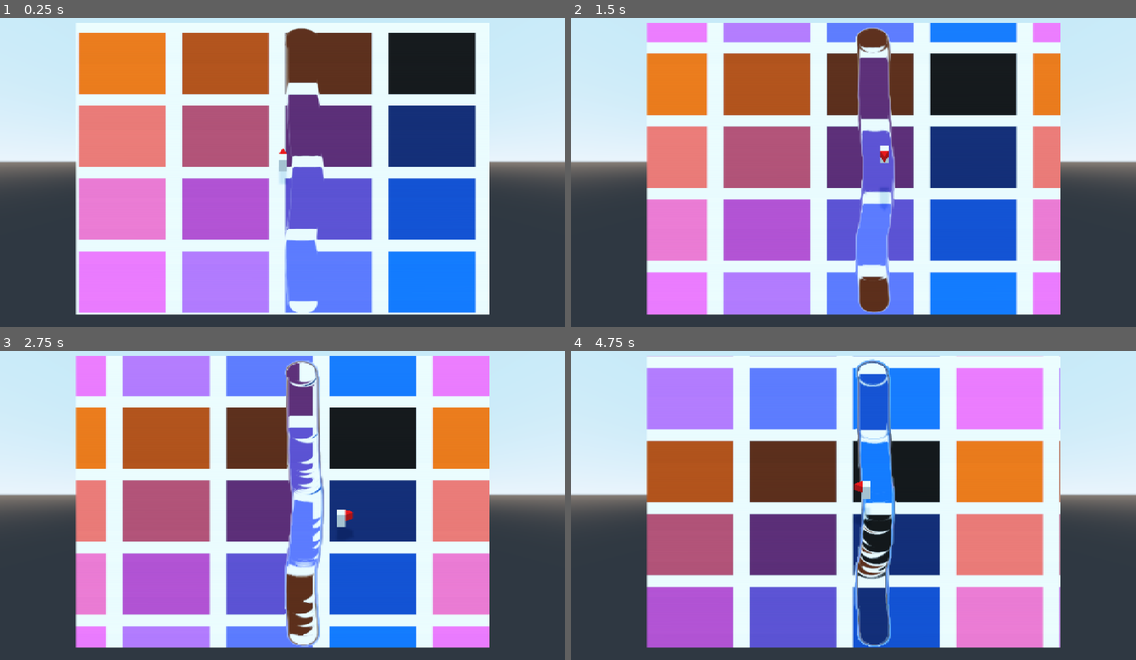
Above: before the commit, frames 1-4 (two rows, left to right).
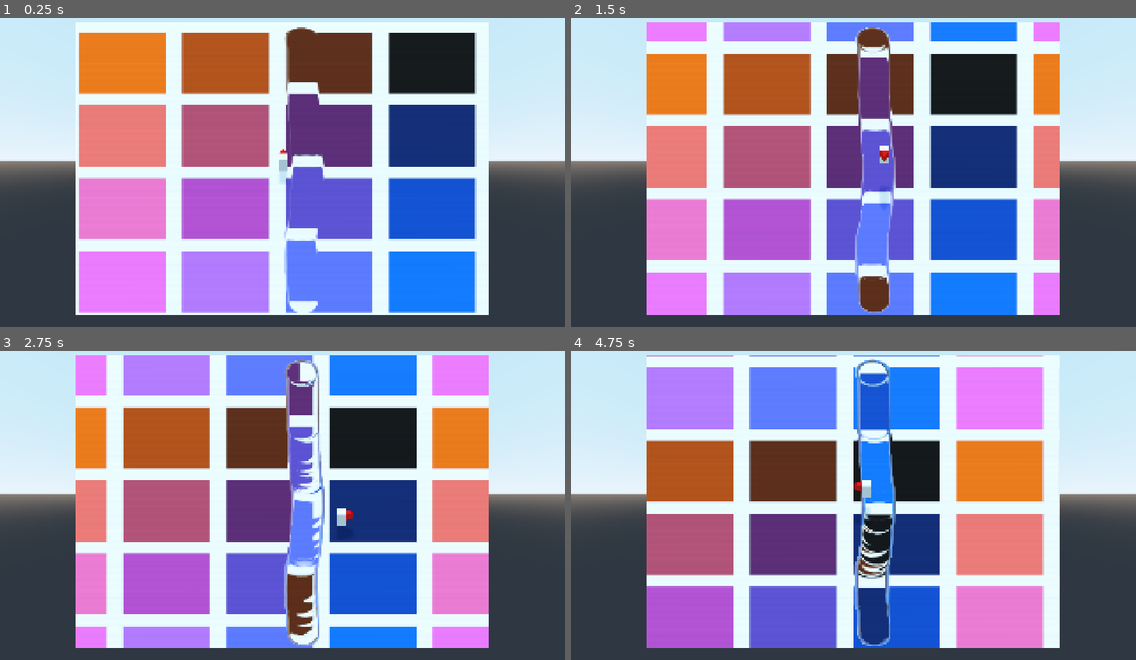
Above: after the commit, the same moments.

Repository: awkwardpolygons/cartographer
Game: Godot game, scene res://test.tscn
The game is run twice, just before and just after one commit, with the same random seed, the same clock (stepped at 60 frames per second) and the same inputs.
Inputs:
- Up to frame 1 (0.25 s): no input
- Up to frame 2 (1.5 s): hold D (move_right) 0.53-1.28 s; tap Space (move_jump) at 0.77 s; hold S (move_backward) from 1.28 s (still down)
- Up to frame 3 (2.75 s): tap Space (move_jump) at 1.52 s; release S (move_backward) at 2.03 s; hold D (move_right) from 2.03 s (still down)
- Up to frame 4 (4.75 s): release D (move_right) at 2.78 s; hold W (move_forward) 2.78-3.53 s; tap Space (move_jump) at 3.02, 3.77, 4.52 s; hold A (move_left) from 3.53 s (still down)

The runs differ from the first frame. In frame 1, 3.7% of the frame differs, in the area x 0-100%, y 1-97%; in frame 2, 4.1%; in frame 3, 4.8%; in frame 4, 5.4%.

Commit message:
Update pixelate shader with better impl

Diff:
--- a/pixelate_shader.tres
+++ b/pixelate_shader.tres
@@ -1,4 +1,15 @@
-[gd_resource type="VisualShader" load_steps=5 format=2]
+[gd_resource type="VisualShader" load_steps=8 format=2]
+
+[sub_resource type="VisualShaderNodeVectorOp" id=39]
+default_input_values = [ 0, Vector3( 0, 0, 0 ), 1, Vector3( 0.003, 0.003, 0 ) ]
+operator = 1
+
+[sub_resource type="VisualShaderNodeVectorOp" id=40]
+default_input_values = [ 0, Vector3( 0, 0, 0 ), 1, Vector3( 1, 1, 0 ) ]
+operator = 2
+
+[sub_resource type="VisualShaderNodeVec3Uniform" id=41]
+uniform_name = "factor"
 
 [sub_resource type="VisualShaderNodeInput" id=31]
 input_name = "screen_uv"
@@ -10,13 +21,12 @@
 default_input_values = [ 0, Vector3( 0, 0, 0 ), 1, Vector3( 0.002, 0.002, 0 ) ]
 operator = 4
 
-[sub_resource type="VisualShaderNodeVectorOp" id=35]
-output_port_for_preview = 0
-default_input_values = [ 0, Vector3( 0, 0, 0 ), 1, Vector3( 0.003, 0.003, 0 ) ]
-operator = 1
+[sub_resource type="VisualShaderNodeInput" id=38]
+input_name = "screen_pixel_size"
 
 [resource]
 code = "shader_type canvas_item;
+uniform vec3 factor;
 
 
 
@@ -29,18 +39,26 @@
 // Input:2
 	vec3 n_out2p0 = vec3(SCREEN_UV, 0.0);
 
+// Input:9
+	vec3 n_out9p0 = vec3(SCREEN_PIXEL_SIZE, 1.0);
+
+// VectorUniform:14
+	vec3 n_out14p0 = factor;
+
+// VectorOp:13
+	vec3 n_out13p0 = n_out9p0 * n_out14p0;
+
 // VectorOp:6
-	vec3 n_in6p1 = vec3(0.00200, 0.00200, 0.00000);
-	vec3 n_out6p0 = mod(n_out2p0, n_in6p1);
+	vec3 n_out6p0 = mod(n_out2p0, n_out13p0);
 
-// VectorOp:7
-	vec3 n_out7p0 = n_out2p0 - n_out6p0;
+// VectorOp:12
+	vec3 n_out12p0 = n_out2p0 - n_out6p0;
 
 // Texture:5
 	vec3 n_out5p0;
 	float n_out5p1;
 	{
-		vec4 _tex_read = textureLod(SCREEN_TEXTURE, n_out7p0.xy, 0.0);
+		vec4 _tex_read = textureLod(SCREEN_TEXTURE, n_out12p0.xy, 0.0);
 		n_out5p0 = _tex_read.rgb;
 		n_out5p1 = _tex_read.a;
 	}
@@ -56,15 +74,22 @@
 
 }
 "
-graph_offset = Vector2( -675.006, -60 )
+graph_offset = Vector2( -939.814, -60 )
 mode = 1
 flags/light_only = false
+nodes/fragment/0/position = Vector2( 400, 160 )
 nodes/fragment/2/node = SubResource( 31 )
-nodes/fragment/2/position = Vector2( -540, 240 )
+nodes/fragment/2/position = Vector2( -840, 160 )
 nodes/fragment/5/node = SubResource( 32 )
-nodes/fragment/5/position = Vector2( 100, 260 )
+nodes/fragment/5/position = Vector2( 120, 160 )
 nodes/fragment/6/node = SubResource( 34 )
-nodes/fragment/6/position = Vector2( -200, 200 )
-nodes/fragment/7/node = SubResource( 35 )
-nodes/fragment/7/position = Vector2( -200, 420 )
-nodes/fragment/connections = PoolIntArray( 6, 0, 7, 1, 2, 0, 6, 0, 5, 0, 0, 0, 2, 0, 7, 0, 5, 1, 0, 1, 7, 0, 5, 0 )
+nodes/fragment/6/position = Vector2( -320, 220 )
+nodes/fragment/9/node = SubResource( 38 )
+nodes/fragment/9/position = Vector2( -840, 260 )
+nodes/fragment/12/node = SubResource( 39 )
+nodes/fragment/12/position = Vector2( -100, 160 )
+nodes/fragment/13/node = SubResource( 40 )
+nodes/fragment/13/position = Vector2( -540, 280 )
+nodes/fragment/14/node = SubResource( 41 )
+nodes/fragment/14/position = Vector2( -840, 360 )
+nodes/fragment/connections = PoolIntArray( 5, 0, 0, 0, 5, 1, 0, 1, 12, 0, 5, 0, 2, 0, 6, 0, 6, 0, 12, 1, 2, 0, 12, 0, 9, 0, 13, 0, 13, 0, 6, 1, 14, 0, 13, 1 )
--- a/test.tscn
+++ b/test.tscn
@@ -38,6 +38,7 @@
 
 [sub_resource type="ShaderMaterial" id=31]
 shader = ExtResource( 10 )
+shader_param/factor = Vector3( 2.5, 2.5, 0 )
 
 [sub_resource type="SpatialMaterial" id=24]
 vertex_color_use_as_albedo = true
